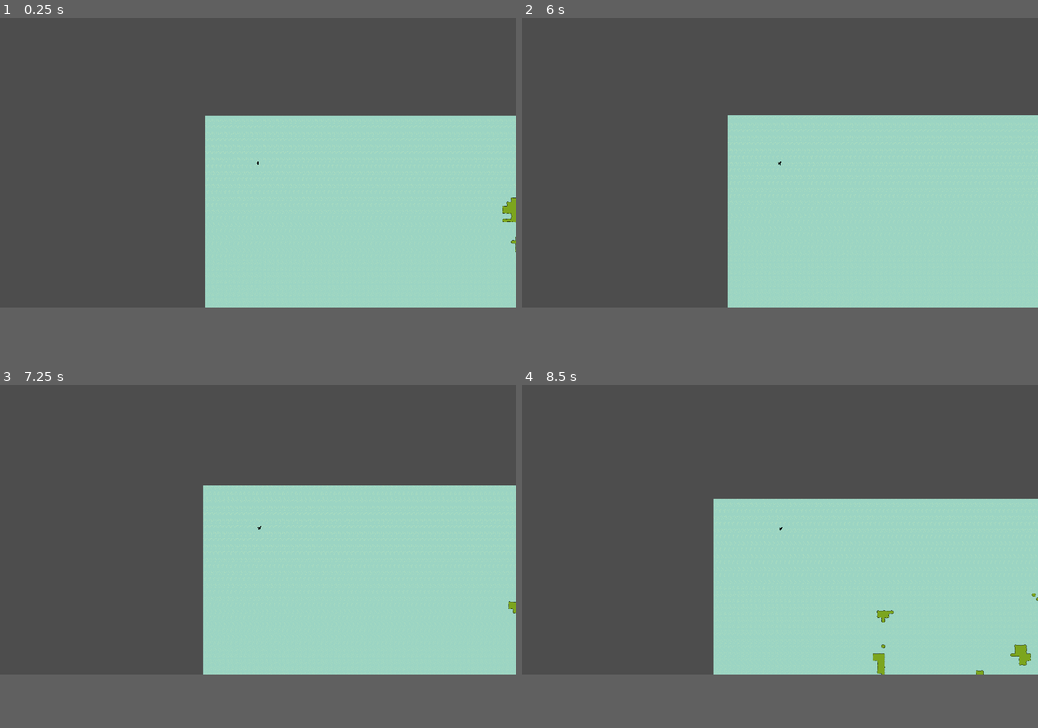
Above: before the commit, frames 1-4 (two rows, left to right).
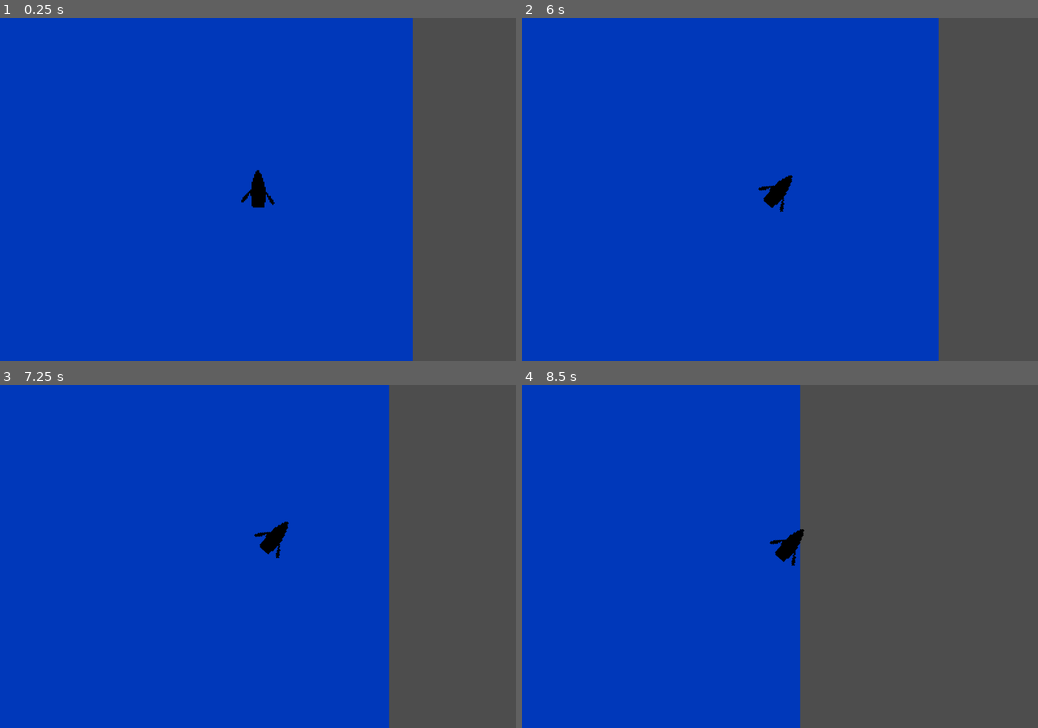
Above: after the commit, the same moments.

Repository: jhaakma/island-generator
Game: Godot game, scene res://Scenes/Main/Main.tscn
The game is run twice, just before and just after one commit, with the same random seed, the same clock (stepped at 60 frames per second) and the same inputs.
Inputs (mouse positions are in pixels of both pictures, inside the frame that each line leads up to):
- Up to frame 1 (0.25 s): no input
- Up to frame 2 (6 s): tap Enter (ui_accept) every 1.5 s from 0.5 to 5 s; move the mouse to (893, 148) at 0.52 s; hold D (turn_right) 0.53-1.25 s; hold Enter (ui_accept) 0.53-1.25 s; click (893, 148) at 0.67 s; drag from (676, 175) to (754, 220) at 1.27 s; move the mouse to (831, 100) at 2.02 s; hold D (turn_right) 2.03-2.75 s; hold Enter (ui_accept) 2.03-2.75 s; tap Ctrl at 2.1 s; drag from (754, 220) to (625, 120) at 2.77 s; move the mouse to (934, 206) at 3.52 s; hold A (turn_left) 3.53-4.25 s; hold Enter (ui_accept) 3.53-4.25 s; tap Y at 3.6 s; drag from (625, 120) to (702, 90) at 4.27 s; move the mouse to (805, 162) at 5.02 s; hold S (move_backward) 5.03-5.75 s; hold Enter (ui_accept) 5.03-5.75 s; tap C at 5.1 s; click (805, 162) at 5.17 s; drag from (702, 90) to (676, 175) at 5.77 s
- Up to frame 3 (7.25 s): tap Enter (ui_accept) at 6.5 s; move the mouse to (371, 515) at 6.52 s; hold W (move_forward) from 6.53 s (still down); hold Enter (ui_accept) from 6.53 s (still down); tap Backspace at 6.6 s
- Up to frame 4 (8.5 s): release W (move_forward) at 7.25 s; release Enter (ui_accept) at 7.25 s; drag from (676, 542) to (754, 587) at 7.27 s; move the mouse to (831, 467) at 8.02 s; hold S (move_backward) from 8.03 s (still down); hold Enter (ui_accept) from 8.03 s (still down); tap R at 8.1 s
In our replay, the window is 800x450 before the commit and 800x533 after it. These sizes can differ from the game's own. Grey fills any space a smaller window leaves; there, only what the larger window draws over its background counts as a difference.

The runs differ from the first frame. In frame 1, 82% of the frame differs, in the area x 0-100%, y 0-100%; in frame 2, 82%; in frame 3, 81%; in frame 4, 76%.

Commit message:
Improvements to GPU rendering

Diff:
--- a/IslandGeneration/Generators/WorldMapGen256x256.tres
+++ b/IslandGeneration/Generators/WorldMapGen256x256.tres
@@ -1,20 +1,13 @@
-[gd_resource type="Resource" script_class="WorldMapGenerator" load_steps=6 format=3 uid="uid://dq0mh4ki2c263"]
+[gd_resource type="Resource" script_class="WorldMapGenerator" load_steps=5 format=3 uid="uid://dq0mh4ki2c263"]
 
 [ext_resource type="Script" uid="uid://dqq55tsdtdqnk" path="res://IslandGeneration/NoisePasses/NoisePass.gd" id="1_1jr1y"]
 [ext_resource type="Script" uid="uid://77iwvi5bg5o6" path="res://IslandGeneration/world_map_generator.gd" id="2_5qqnj"]
 
 [sub_resource type="Resource" id="Resource_5qqnj"]
 script = ExtResource("1_1jr1y")
-scale = 32
+scale = 128
 weight = 1.0
 noise_type = 3
-metadata/_custom_type_script = "uid://dqq55tsdtdqnk"
-
-[sub_resource type="Resource" id="Resource_dhbnd"]
-script = ExtResource("1_1jr1y")
-scale = 16
-weight = 1.0
-noise_type = 2
 metadata/_custom_type_script = "uid://dqq55tsdtdqnk"
 
 [sub_resource type="Resource" id="Resource_1ljbg"]
@@ -27,10 +20,10 @@
 [resource]
 script = ExtResource("2_5qqnj")
 starting_seed = -1
-center_bias = 0.4
-height_adjustment = 1.49
-height_multiplier = 2.615
-temperature_adjustment = -2.655
-height_noise_passes = Array[ExtResource("1_1jr1y")]([SubResource("Resource_5qqnj"), SubResource("Resource_dhbnd")])
+center_bias = 3.0
+height_adjustment = 0.0
+height_multiplier = 1.0
+temperature_adjustment = 0.0
+height_noise_passes = Array[ExtResource("1_1jr1y")]([SubResource("Resource_5qqnj")])
 temperature_noise_passes = Array[ExtResource("1_1jr1y")]([SubResource("Resource_1ljbg")])
 metadata/_custom_type_script = "uid://77iwvi5bg5o6"
--- a/IslandGeneration/NoisePasses/NoisePass.gd
+++ b/IslandGeneration/NoisePasses/NoisePass.gd
@@ -17,6 +17,8 @@
 func init(_seed: int):
     noise = FastNoiseLite.new()
     noise.seed = _seed
+    noise.noise_type = noise_type
+    noise.frequency = 1.0 / float(scale)
 
 
 func get_noise(x: int, y: int) -> float:
--- a/IslandGeneration/Render/Shaders/gpu_island.gdshader
+++ b/IslandGeneration/Render/Shaders/gpu_island.gdshader
@@ -7,7 +7,7 @@
 
 uniform float height_scale = 20.0;
 uniform int biome_count = 0;
-uniform vec2 pixel_size = vec2(0.5, 0.5);
+uniform vec2 pixel_size = vec2(1.0, 1.0);
 const int MAX_BIOMES = 16;
 
 void vertex() {
@@ -33,12 +33,13 @@
 
 vec2 pixelate(vec2 screen_res, vec2 screen_uv) {
     // Snap UV to pixel grid
-    return floor(screen_uv * screen_res / pixel_size) * pixel_size / screen_res;
+    vec2 pix_size = max(pixel_size, vec2(0.0001, 0.0001));
+    return floor(screen_uv * screen_res / pix_size) * pix_size / screen_res;
 }
 
 void fragment() {
 
-    vec2 uv = UV;//pixelate(1.0/SCREEN_PIXEL_SIZE, UV);
+    vec2 uv = pixelate(1.0/SCREEN_PIXEL_SIZE, UV);
     vec4 world_map =  texture(height_map, uv);
     float h = world_map.r * 2.0 - 1.0;
     //float is_river = step(0.9, world_map.b);
--- a/IslandGeneration/island_generator.gd
+++ b/IslandGeneration/island_generator.gd
@@ -28,13 +28,13 @@
 
     var world_map := map_generator.generate_map(island_size)
 
-    for y in island_size.y:
-        for x in island_size.x:
-            var height = world_map.get_height(x, y)
-            var temp = world_map.get_temperature(x, y)
-            var this_biome = BiomeRegistry.select_biome(temp, height)
-            world_map.set_biome(x, y, this_biome)
-            world_map.set_ocean(x, y, height < 0.0)
+    # for y in island_size.y:
+    #     for x in island_size.x:
+    #         var height = world_map.get_height(x, y)
+    #         var temp = world_map.get_temperature(x, y)
+    #         var this_biome = BiomeRegistry.select_biome(temp, height)
+    #         world_map.set_biome(x, y, this_biome)
+    #         world_map.set_ocean(x, y, height < 0.0)
 
     for modifier in modifiers:
         modifier.apply(self, world_map)
--- a/Scenes/Main/Main.tscn
+++ b/Scenes/Main/Main.tscn
@@ -14,22 +14,23 @@
 shader = ExtResource("5_7npjy")
 shader_parameter/height_scale = 20.0
 shader_parameter/biome_count = 0
-shader_parameter/pixel_size = Vector2(0.4, 0.4)
+shader_parameter/pixel_size = Vector2(1, 1)
 
 [sub_resource type="ViewportTexture" id="ViewportTexture_7npjy"]
 viewport_path = NodePath("GpuIslandRenderer/SubViewport")
 
 [node name="Main" type="Node2D" node_paths=PackedStringArray("island_renderer")]
 script = ExtResource("1_qtv3y")
-island_renderer = NodePath("TileMapIslandRenderer")
+island_size = Vector2i(512, 512)
+island_renderer = NodePath("GpuIslandRenderer")
 island_generator = ExtResource("2_o8wgc")
 
 [node name="PixelIslandRenderer" parent="." instance=ExtResource("2_cmk6n")]
 
 [node name="GpuIslandRenderer" parent="." node_paths=PackedStringArray("island_sprite") instance=ExtResource("4_5s61s")]
-visible = false
 position = Vector2(-1, -4)
 island_sprite = NodePath("Sprite2D")
+map_scale = 1.0
 
 [node name="Sprite2D" type="Sprite2D" parent="GpuIslandRenderer"]
 material = SubResource("ShaderMaterial_4vhfm")
@@ -60,6 +61,7 @@
 redirect_speed = 2.0
 
 [node name="Camera2D" type="Camera2D" parent="Player"]
+zoom = Vector2(6, 6)
 position_smoothing_enabled = true
 position_smoothing_speed = 4.86
 
--- a/project.godot
+++ b/project.godot
@@ -34,8 +34,8 @@
 
 [display]
 
-window/size/viewport_width=1920
-window/size/viewport_height=1080
+window/size/viewport_width=1200
+window/size/viewport_height=800
 window/size/initial_position_type=3
 window/size/initial_screen=1
 window/stretch/mode="viewport"
